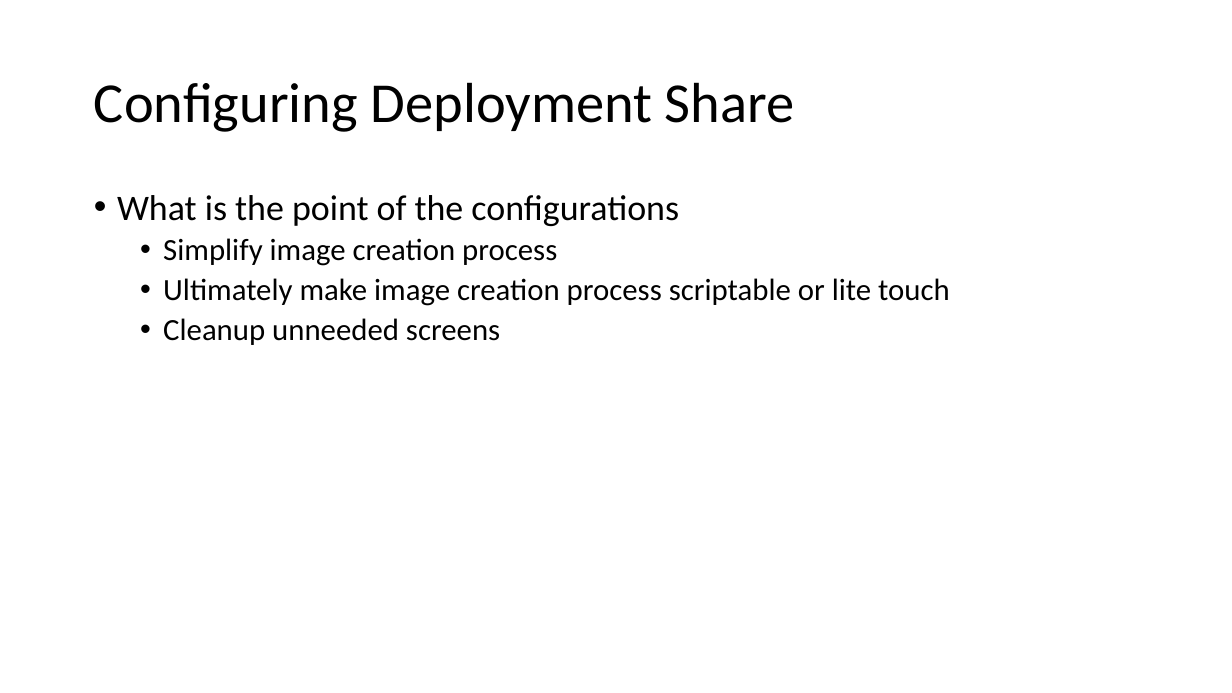
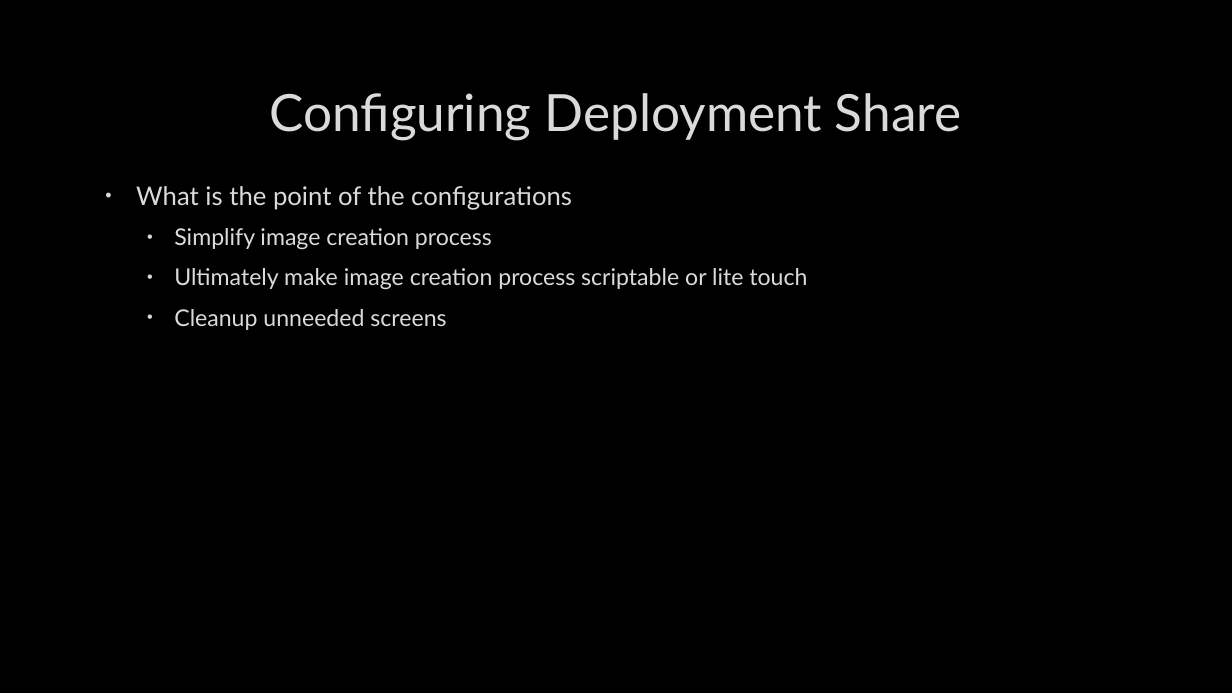
Before and after one commit to fydexx/HECC-2018, a slide deck: slide 9 of Part_01/Section01.pptx. Drawn at 1232x693 pixels with LibreOffice and Linux fonts; fonts in the diff are those of the drawing; background and template pictures are left out. Boxes give left, top, right and bottom in pixels: in the first picture for what was removed or moved away, otherwise in the second. Text is boxed around its words. In the diff, an @@ line names an element or a change of style, - is before the commit and + after.

```diff
--- a/Part_01/Section01.pptx
+++ b/Part_01/Section01.pptx
@@ background #FFFFFF to picture (left out) @@
@@ title "Configuring Deployment Share": place and size @@
-title "Configuring Deployment Share" at <box>94,82,795,132</box>
+title "Configuring Deployment Share" at <box>270,93,961,140</box>
@@ title "Configuring Deployment Share" at <box>270,93,961,140</box>: size 44 to 40 pt, font Calibri to Lato, text colour #000000 to #DADADA, letter outline none to #404040 0.75 pt; alignment left to centre; line spacing 0.9 to 1 @@
@@ text "What is the point of ...": place and size @@
-text "What is the point of ..." at <box>117,195,950,345</box>
+text "What is the point of ..." at <box>136,186,807,330</box>
@@ text "What is the point of ..." at <box>136,186,807,330</box>: size 28 to 20 pt in "What is the point of the configurations"; font Calibri to Lato, text colour #000000 to #DADADA, letter outline none to #404040 0.75 pt; size 24 to 18 pt in "Simplify image creation process", "Ultimately make image creation process scriptable or ...", "Cleanup unneeded screens"; indent changed; line spacing 0.9 to 1; more space between paragraphs @@
```
Also in this commit, not shown: 14 other slides changed.
